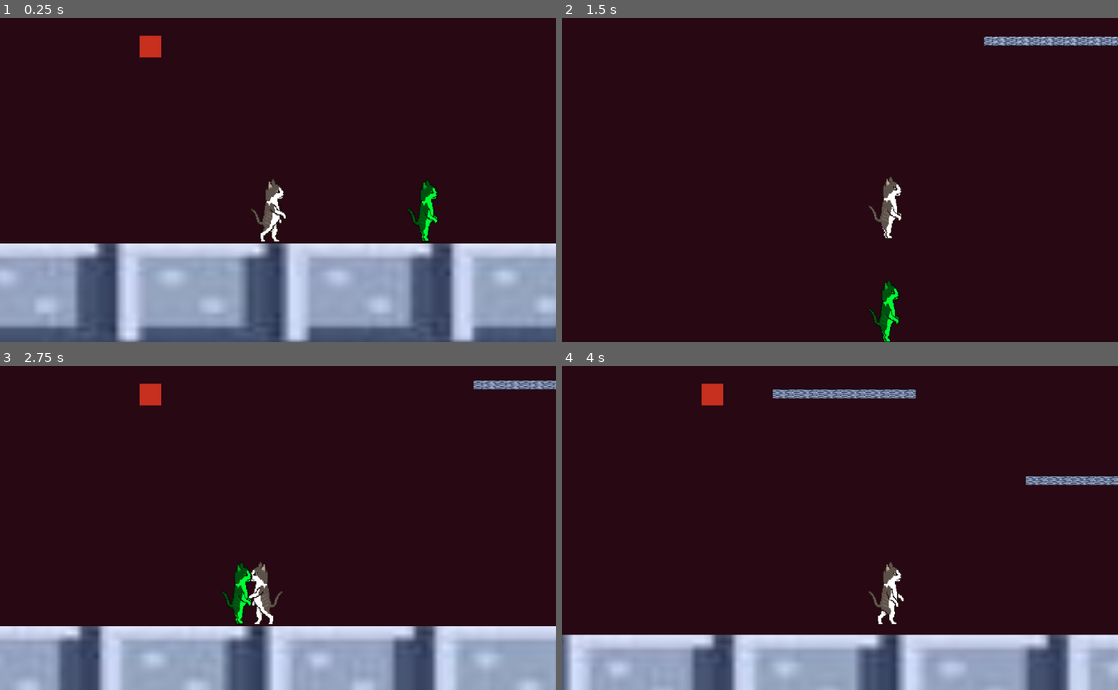
Above: before the commit, frames 1-4 (two rows, left to right).
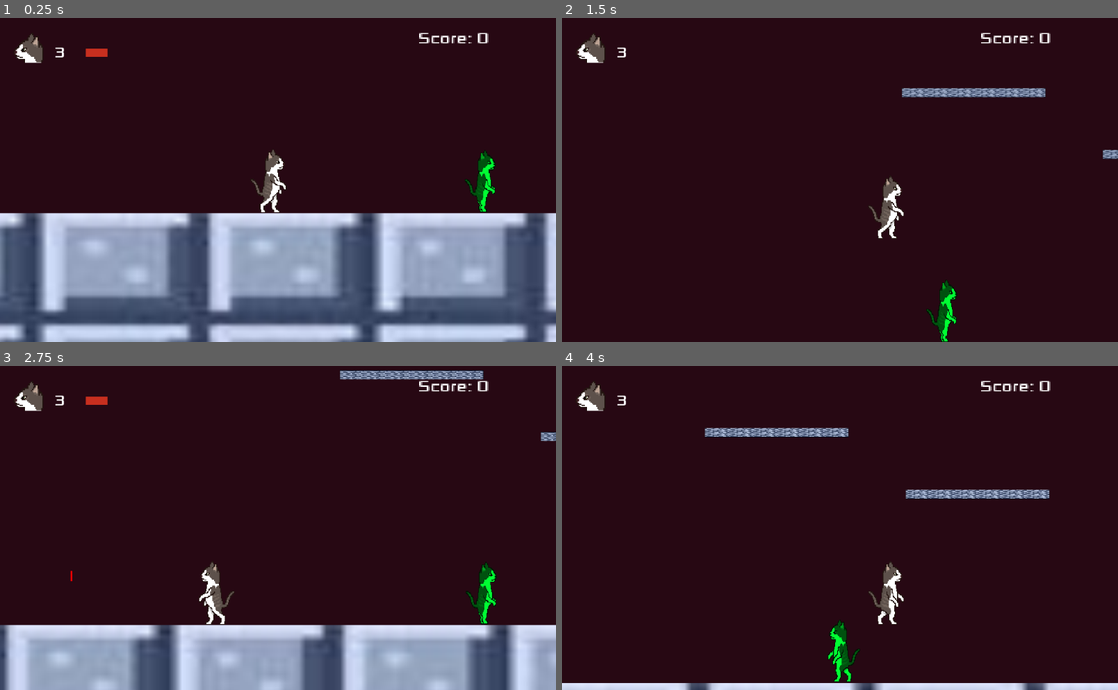
Above: after the commit, the same moments.

Repository: Fergiaco/Bordasvania
Game: Godot game, scene res://Main.tscn
Two runs of this game, one before a commit and one after it. Both use one fixed random seed, a clock stepped at 60 frames per second and the inputs below.
Inputs:
- Up to frame 1 (0.25 s): no input
- Up to frame 2 (1.5 s): hold L (Projetil) 0.53-1.28 s; hold Right (Right) from 0.53 s (still down); tap Space (Jump) at 0.77 s; tap R at 0.8, 1.35 s
- Up to frame 3 (2.75 s): tap Space (Jump) at 1.52 s; tap L (Projetil) at 1.55 s; release Right (Right) at 2.03 s; hold Left (Left) from 2.03 s (still down); hold K (Melee) from 2.03 s (still down); tap R at 2.3 s
- Up to frame 4 (4 s): release Left (Left) at 2.78 s; release K (Melee) at 2.78 s; hold Right (Right) from 2.78 s (still down); tap L (Projetil) at 2.85 s; tap Space (Jump) at 3.02, 3.77 s; hold R from 3.53 s (still down)

The runs differ from the first frame. In frame 1, 35% of the frame differs, in the area x 0-100%, y 4-100%; in frame 2, 3.0%; in frame 3, 17%; in frame 4, 20%.

Commit message:
'musica'

Diff:
--- a/Ataques/Cd_laser.gd
+++ /dev/null
@@ -1,11 +0,0 @@
-extends ColorRect
-
-onready var rect=get_node(".")
-
-func make_visible():
-	print("visi")
-	rect.visible=true
-
-func make_invisible():
-	print("invi")
-	rect.visible=false
--- a/Ataques/Laser.gd
+++ b/Ataques/Laser.gd
@@ -1,9 +1,15 @@
 extends KinematicBody2D
 
 var velocidade=Vector2(1,0)
-var speed=900
+export (int) var speed=900
+export (int) var alcance=400
+var desloc=0
 
 func _physics_process(delta):
+	desloc+=speed*delta
+	print(desloc)
+	if desloc>=alcance:
+		self.queue_free()
 	var colisao = move_and_collide(velocidade*delta*speed)
 	if colisao:
 		if colisao.collider.is_in_group("Inimigos"):
--- a/Cenario/Chao.tscn
+++ b/Cenario/Chao.tscn
@@ -3,15 +3,15 @@
 [ext_resource path="res://Cenario/castelo2.png" type="Texture" id=1]
 
 [sub_resource type="RectangleShape2D" id=1]
-extents = Vector2( 1865, 414.5 )
+extents = Vector2( 1861, 421.25 )
 
 [node name="Chao" type="StaticBody2D"]
 
 [node name="Sprite" type="Sprite" parent="."]
-position = Vector2( -57, 597.851 )
-scale = Vector2( 12.5763, 8.59488 )
+position = Vector2( -10.8582, -7 )
+scale = Vector2( 12.6589, 8.59488 )
 texture = ExtResource( 1 )
 
 [node name="CollisionShape2D" type="CollisionShape2D" parent="."]
-position = Vector2( -68, 587.5 )
+position = Vector2( -8, -9 )
 shape = SubResource( 1 )
--- a/Cenario/Plataforma.tscn
+++ b/Cenario/Plataforma.tscn
@@ -8,10 +8,10 @@
 [node name="StaticBody2D" type="StaticBody2D"]
 
 [node name="CollisionShape2D" type="CollisionShape2D" parent="."]
-position = Vector2( 90, 206 )
+position = Vector2( 2.99998, 0.999969 )
 shape = SubResource( 1 )
 
 [node name="Sprite" type="Sprite" parent="."]
-position = Vector2( 91.5, 207.5 )
+position = Vector2( 4.49998, 2.49997 )
 scale = Vector2( 0.898305, 0.163461 )
 texture = ExtResource( 1 )
--- /dev/null
+++ b/GameOver.gd
@@ -0,0 +1,9 @@
+extends Control
+
+
+func get_input():
+	if Input.is_key_pressed(KEY_R):
+		get_tree().change_scene("res://Main.tscn")
+
+func _process(delta):
+	get_input()
--- a/GameOver.tscn
+++ b/GameOver.tscn
@@ -1,12 +1,44 @@
-[gd_scene load_steps=2 format=2]
+[gd_scene load_steps=5 format=2]
 
 [ext_resource path="res://Extra/Bordas_over.jpeg" type="Texture" id=1]
+[ext_resource path="res://Fonte/Xolonium-Regular.ttf" type="DynamicFontData" id=2]
+[ext_resource path="res://GameOver.gd" type="Script" id=3]
+
+[sub_resource type="DynamicFont" id=1]
+size = 55
+font_data = ExtResource( 2 )
 
 [node name="Control" type="Control"]
 anchor_right = 1.0
 anchor_bottom = 1.0
+script = ExtResource( 3 )
 
 [node name="Sprite" type="Sprite" parent="."]
-position = Vector2( 517, 292 )
+position = Vector2( 524, 299 )
 scale = Vector2( 0.862512, 0.862512 )
 texture = ExtResource( 1 )
+
+[node name="ColorRect" type="ColorRect" parent="."]
+margin_left = 22.0
+margin_top = 20.0
+margin_right = 729.0
+margin_bottom = 99.0
+color = Color( 0.290196, 0.231373, 0.231373, 1 )
+
+[node name="Label2" type="Label" parent="."]
+modulate = Color( 0.819608, 0.113725, 0.113725, 1 )
+self_modulate = Color( 0.780392, 0.145098, 0.145098, 1 )
+margin_left = 32.0
+margin_top = 22.0
+margin_right = 707.0
+margin_bottom = 100.0
+custom_fonts/font = SubResource( 1 )
+text = "Aperte R para reiniciar"
+
+[node name="Label" type="Label" parent="."]
+margin_left = 540.0
+margin_top = 407.0
+margin_right = 1023.0
+margin_bottom = 760.0
+custom_fonts/font = SubResource( 1 )
+text = "Mauuuuuuuuuu"
--- /dev/null
+++ b/HUD.gd
@@ -0,0 +1,13 @@
+extends CanvasLayer
+
+onready var score=0
+
+func cd_laser(b):
+	$Cd_laser.visible=b
+
+func atualiza_vida(num):
+	$Vidas.text=str(num)
+
+func atualiza_pontos(ponto):
+	score+=ponto
+	$Score.text="Score: "+str(score)
--- a/Inimigos/Inimigo.gd
+++ b/Inimigos/Inimigo.gd
@@ -3,9 +3,11 @@
 var velocidade=Vector2(1,0)
 var speed = 150
 var desloc = 0
+var gravidade = 3000
+
 onready var sprite = $Sprite
 export (int) var hp=3
-
+export (int) var pontos=100
 func _ready():
 	sprite.play("Direita")
 
@@ -21,10 +23,15 @@
 	hp-=1
 	if hp==0:
 		print("Inimigo morreu")
+		get_tree().call_group("HUD", "atualiza_pontos",pontos)
 		queue_free()
 
 func _physics_process(delta):
-	var colision=move_and_collide(velocidade*speed*delta)
+	var colisao=move_and_collide(velocidade*speed*delta)
+	if colisao:
+		if colisao.collider.is_in_group("Player"):
+			colisao.collider.call("tomou_dano")
+			print(('aaaaa'))
 	desloc += delta*speed
 	#print(desloc)
 	if desloc>=500:
--- a/Main.gd
+++ b/Main.gd
@@ -1,12 +1,14 @@
 extends Node2D
 
 var sceneLimit : Position2D
+var porta_castelo : Position2D
 var player : KinematicBody2D
-
 var currentScene = null
 
 func _ready() -> void:
+	$musica.play()
 	currentScene = get_child(0)
+	porta_castelo=$Castelo/Porta_castelo
 	sceneLimit = currentScene.get_node("Limite")
 	player = currentScene.get_node("Bordas")
 
@@ -17,6 +19,11 @@
 	if player.position.y > sceneLimit.position.y:
 		get_tree().change_scene("res://GameOver.tscn")
 
+	if player.position.y > porta_castelo.position.y:
+		if  player.position.x < porta_castelo.position.x:
+			get_tree().change_scene("res://GameOver.tscn")
+
+
 func goto_scene(path: String):
 	print("Total children: "+str(get_child_count()))
 	var world := get_child(0)
--- a/Main.tscn
+++ b/Main.tscn
@@ -6,9 +6,22 @@
 [ext_resource path="res://Cenario/Plataforma.tscn" type="PackedScene" id=4]
 [ext_resource path="res://Cenario/Pilar.tscn" type="PackedScene" id=5]
 [ext_resource path="res://Inimigos/Inimigo.tscn" type="PackedScene" id=6]
-[ext_resource path="res://Ataques/Cd_laser.gd" type="Script" id=7]
-
-[node name="Main" type="Node2D"]
+[ext_resource path="res://Extra/musica.mp3" type="AudioStream" id=7]
+[ext_resource path="res://Player/rosto.png" type="Texture" id=8]
+[ext_resource path="res://Fonte/Xolonium-Regular.ttf" type="DynamicFontData" id=9]
+[ext_resource path="res://HUD.gd" type="Script" id=11]
+
+[sub_resource type="Theme" id=3]
+
+[sub_resource type="DynamicFont" id=2]
+size = 27
+font_data = ExtResource( 9 )
+
+[sub_resource type="DynamicFont" id=1]
+size = 10
+font_data = ExtResource( 9 )
+
+[node name="Main" type="Node2D" groups=["Player"]]
 script = ExtResource( 3 )
 
 [node name="Castelo" type="Node" parent="."]
@@ -16,18 +29,21 @@
 [node name="Cenario" type="Node" parent="Castelo"]
 
 [node name="ColorRect" type="ColorRect" parent="Castelo/Cenario"]
-margin_left = -4671.0
-margin_top = -1868.0
-margin_right = 5920.0
-margin_bottom = 2220.0
+margin_left = -5268.0
+margin_top = -2376.0
+margin_right = 6566.0
+margin_bottom = 3665.0
 color = Color( 0.156863, 0.0352941, 0.0784314, 1 )
 
 [node name="Chão" parent="Castelo/Cenario" instance=ExtResource( 2 )]
-position = Vector2( -1211, 148 )
+position = Vector2( -1778, 746 )
 
 [node name="Chão2" parent="Castelo/Cenario" instance=ExtResource( 2 )]
 position = Vector2( 3765, 158 )
 
+[node name="Chão3" parent="Castelo/Cenario" instance=ExtResource( 2 )]
+position = Vector2( 1810, 2440 )
+
 [node name="Plataforma2" parent="Castelo/Cenario" instance=ExtResource( 4 )]
 position = Vector2( 323, -48 )
 
@@ -38,42 +54,62 @@
 position = Vector2( 1316, -577 )
 
 [node name="Plataforma10" parent="Castelo/Cenario" instance=ExtResource( 4 )]
-position = Vector2( 817, 936 )
+position = Vector2( 1281, 818 )
 
 [node name="Plataforma11" parent="Castelo/Cenario" instance=ExtResource( 4 )]
-position = Vector2( 787, 288 )
+position = Vector2( 338, 438 )
 
 [node name="Plataforma12" parent="Castelo/Cenario" instance=ExtResource( 4 )]
-position = Vector2( 780, 645 )
+position = Vector2( 802, 629 )
 
 [node name="Plataforma3" parent="Castelo/Cenario" instance=ExtResource( 4 )]
 position = Vector2( 315, -328 )
 
 [node name="Plataforma6" parent="Castelo/Cenario" instance=ExtResource( 4 )]
-position = Vector2( -1143, -328 )
+position = Vector2( -1285, -33 )
 
 [node name="Plataforma7" parent="Castelo/Cenario" instance=ExtResource( 4 )]
-position = Vector2( -1513, -442 )
+position = Vector2( -1655, -147 )
 
 [node name="Plataforma4" parent="Castelo/Cenario" instance=ExtResource( 4 )]
-position = Vector2( -677, -168 )
+position = Vector2( -743, 95 )
 
 [node name="Plataforma5" parent="Castelo/Cenario" instance=ExtResource( 4 )]
-position = Vector2( -417, -168 )
+position = Vector2( -483, 95 )
 
 [node name="Plataforma" parent="Castelo/Cenario" instance=ExtResource( 4 )]
-position = Vector2( -163, -168 )
+position = Vector2( -229, 95 )
 
 [node name="Pilar1" parent="Castelo/Cenario" instance=ExtResource( 5 )]
-position = Vector2( -3445, -171 )
+position = Vector2( -3642, -763 )
+scale = Vector2( 0.993958, 0.557625 )
 
 [node name="Pilar2" parent="Castelo/Cenario" instance=ExtResource( 5 )]
-position = Vector2( 3582, -171 )
+position = Vector2( 3584, 788 )
+scale = Vector2( 1.56389, 1.56389 )
+
+[node name="Plataforma13" parent="Castelo/Cenario" instance=ExtResource( 4 )]
+position = Vector2( -2685, -313 )
+
+[node name="Plataforma14" parent="Castelo/Cenario" instance=ExtResource( 4 )]
+position = Vector2( -2425, -313 )
+
+[node name="Plataforma15" parent="Castelo/Cenario" instance=ExtResource( 4 )]
+position = Vector2( -2171, -313 )
+
+[node name="Plataforma16" parent="Castelo/Cenario" instance=ExtResource( 4 )]
+position = Vector2( 2030, -715 )
+
+[node name="Plataforma17" parent="Castelo/Cenario" instance=ExtResource( 4 )]
+position = Vector2( 2290, -715 )
+
+[node name="Plataforma18" parent="Castelo/Cenario" instance=ExtResource( 4 )]
+position = Vector2( 2544, -715 )
 
 [node name="Ataques" type="Node2D" parent="Castelo"]
 
-[node name="Bordas" parent="Castelo" instance=ExtResource( 1 )]
-position = Vector2( -2215, 235 )
+[node name="Bordas" parent="Castelo" groups=["Player"] instance=ExtResource( 1 )]
+position = Vector2( -2293, 284 )
 speed = 500
 gravity = 2000
 
@@ -93,33 +129,78 @@
 [node name="Posicao_mao" type="Position2D" parent="Castelo/Bordas"]
 position = Vector2( 31.9055, 46 )
 
-[node name="KinematicBody2D" parent="Castelo" instance=ExtResource( 6 )]
-position = Vector2( -1957, 303 )
+[node name="Inimigo" parent="Castelo" instance=ExtResource( 6 )]
+position = Vector2( -1929, 351 )
+
+[node name="Inimigo2" parent="Castelo" instance=ExtResource( 6 )]
+position = Vector2( -1248, 352 )
+
+[node name="Inimigo3" parent="Castelo" instance=ExtResource( 6 )]
+position = Vector2( -401, 61 )
+
+[node name="Inimigo4" parent="Castelo" instance=ExtResource( 6 )]
+position = Vector2( 2509, -293 )
+
+[node name="Inimigo5" parent="Castelo" instance=ExtResource( 6 )]
+position = Vector2( 1809, 1818 )
 
 [node name="Limite" type="Position2D" parent="Castelo"]
-position = Vector2( 1227, 1609 )
+position = Vector2( -284, 2401 )
+
+[node name="Inimigo6" parent="Castelo" instance=ExtResource( 6 )]
+position = Vector2( -2343, -347 )
+
+[node name="Inimigo7" parent="Castelo" instance=ExtResource( 6 )]
+position = Vector2( 2255, -738 )
+
+[node name="Porta_castelo" type="Position2D" parent="Castelo"]
+position = Vector2( -3250, 71 )
 
 [node name="Inicio" type="Node" parent="."]
 
-[node name="ColorRect" type="ColorRect" parent="Inicio"]
-margin_left = -10036.0
-margin_top = -1883.0
-margin_right = -3223.0
-margin_bottom = 2177.0
-color = Color( 0.0313726, 0.0352941, 0.176471, 1 )
-
 [node name="HUD" type="CanvasLayer" parent="." groups=["HUD"]]
-
-[node name="Label" type="Label" parent="HUD"]
-margin_left = 81.0
-margin_top = 32.0
-margin_right = 235.0
-margin_bottom = 74.0
+script = ExtResource( 11 )
+
+[node name="ColorRect" type="ColorRect" parent="HUD"]
+visible = false
+margin_right = 413.0
+margin_bottom = 108.0
+theme = SubResource( 3 )
+color = Color( 0.337255, 0.32549, 0.396078, 1 )
 
 [node name="Cd_laser" type="ColorRect" parent="HUD" groups=["HUD"]]
-margin_left = 257.0
-margin_top = 34.0
-margin_right = 297.0
-margin_bottom = 74.0
+margin_left = 158.0
+margin_top = 58.0
+margin_right = 198.0
+margin_bottom = 73.0
 color = Color( 0.784314, 0.188235, 0.12549, 1 )
-script = ExtResource( 7 )
+
+[node name="Vidas" type="Label" parent="HUD"]
+margin_left = 100.0
+margin_top = 48.0
+margin_right = 121.0
+margin_bottom = 82.0
+custom_fonts/font = SubResource( 2 )
+text = "3"
+uppercase = true
+
+[node name="rosto" type="TextureRect" parent="HUD"]
+margin_left = 24.0
+margin_top = 27.0
+margin_right = 423.0
+margin_bottom = 410.0
+rect_scale = Vector2( 0.149925, 0.149925 )
+texture = ExtResource( 8 )
+
+[node name="Score" type="Label" parent="HUD"]
+margin_left = 769.0
+margin_top = 20.0
+margin_right = 832.0
+margin_bottom = 34.0
+rect_scale = Vector2( 2.84471, 2.84471 )
+custom_fonts/font = SubResource( 1 )
+text = "Score: 0"
+
+[node name="musica" type="AudioStreamPlayer" parent="."]
+stream = ExtResource( 7 )
+volume_db = -12.133
--- a/Player/Bordas.gd
+++ b/Player/Bordas.gd
@@ -3,11 +3,12 @@
 export (int) var speed = 200
 export (int) var jump_speed = 1000
 export (int) var gravity = 3000
-export (float) var cd_laser = 1
+export (float) var cd_laser = 1.5
 export (float) var cd_espada = 1
+export (int) var hp = 3
+export (int) var cd_inv = 3
 
-#export (PackedScene) var box : PackedScene
-
+onready var audio_laser = $laser
 onready var target = position
 onready var sprite = $Sprite
 onready var Laser := preload("res://Ataques/Laser.tscn")
@@ -19,8 +20,11 @@
 
 var pode_atirar=true
 var pode_bater=true
+var invencivel=false
+
 var timer_laser = Timer.new()
 var timer_espada = Timer.new()
+var timer_inv =Timer.new()
 
 func _ready() -> void:
 	timer_laser.set_one_shot(true)
@@ -33,9 +37,14 @@
 	timer_espada.connect("timeout",self,"pode_bater")
 	add_child(timer_espada)
 
+	timer_inv.set_one_shot(true)
+	timer_inv.set_wait_time(cd_espada)
+	timer_inv.connect("timeout",self,"stop_inv")
+	add_child(timer_inv)
+
 func pode_atirar():
 	pode_atirar=true
-	get_tree().call_group("HUD", "make_visible")
+	get_tree().call_group("HUD", "cd_laser",true)
 
 func pode_bater():
 	pode_bater=true
@@ -61,13 +70,16 @@
 
 	if Input.is_action_pressed("Projetil") and pode_atirar:
 		var l = Laser.instance()
+		#audio_laser.stop()
 		l.position = $Posicao_olhos.global_position
 		l.velocidade=direcao
 		l.add_collision_exception_with(get_node("."))
 		owner.get_node("Castelo/Ataques").add_child(l)
 
 		pode_atirar=false
-		get_tree().call_group("HUD", "make_invisible")
+		audio_laser.play()
+		#mudar chamada
+		get_tree().call_group("HUD", "cd_laser",false)
 		timer_laser.start()
 
 	if Input.is_action_pressed("Melee") and pode_bater:
@@ -80,6 +92,20 @@
 		pode_bater=false
 		timer_espada.start()
 
+func tomou_dano():
+	if not invencivel:
+		invencivel=true
+		hp-=1
+		if hp<0:
+			get_tree().change_scene("res://GameOver.tscn")
+
+		timer_inv.start()
+		get_tree().call_group("HUD", "atualiza_vida",hp)
+
+
+func stop_inv():
+	invencivel=false
+
 func _physics_process(delta):
 	get_side_input()
 	velocity.y += gravity * delta
--- a/Player/Bordas.tscn
+++ b/Player/Bordas.tscn
@@ -1,7 +1,8 @@
-[gd_scene load_steps=4 format=2]
+[gd_scene load_steps=5 format=2]
 
 [ext_resource path="res://Player/Bordas.gd" type="Script" id=1]
 [ext_resource path="res://Player/Bordas.tres" type="SpriteFrames" id=2]
+[ext_resource path="res://Ataques/laser.mp3" type="AudioStream" id=3]
 
 [sub_resource type="RectangleShape2D" id=14]
 extents = Vector2( 23.9292, 58.5 )
@@ -16,8 +17,12 @@
 frames = ExtResource( 2 )
 animation = "Direita"
 frame = 2
-speed_scale = 1.5
+speed_scale = 1.45
+playing = true
 
 [node name="CollisionShape2D" type="CollisionShape2D" parent="."]
 position = Vector2( 13.9587, 31.5 )
 shape = SubResource( 14 )
+
+[node name="laser" type="AudioStreamPlayer2D" parent="."]
+stream = ExtResource( 3 )
Not shown, added: Ataques/laser.mp3.import
Not shown, added: Extra/musica.mp3.import
Not shown: 1 places in Main.tscn that only renumber resources
Binary file added: Player/rosto.png
Not shown, added: Player/rosto.png.import
Not shown, added: Ataques/laser.mp3
Not shown, added: Extra/musica.mp3
